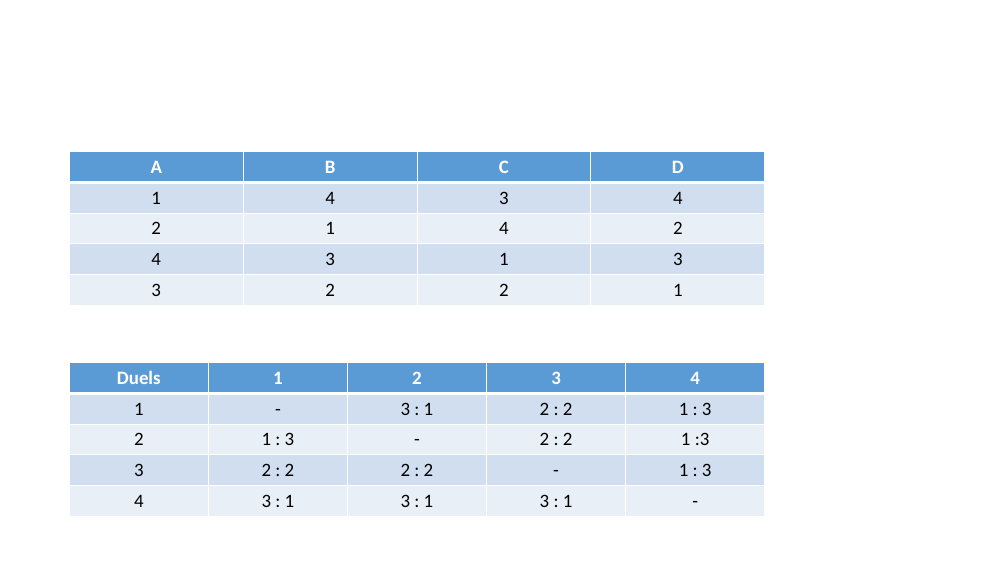
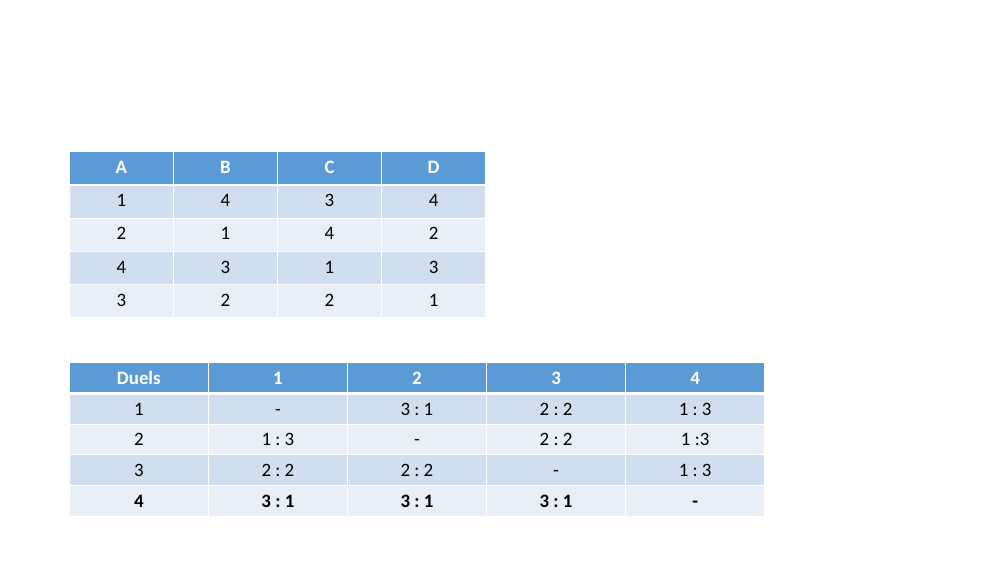
Before and after one commit to Alexander-Schiendorfer/minizinc-voting, a slide deck: slide 2 of playground/voting-mechanisms/play_data.pptx. Drawn at 1008x567 pixels with LibreOffice and Linux fonts; fonts in the diff are those of the drawing. Boxes give left, top, right and bottom in pixels: in the first picture for what was removed or moved away, otherwise in the second. Text is boxed around its words. In the diff, an @@ line names an element or a change of style, - is before the commit and + after.

```diff
--- a/playground/voting-mechanisms/play_data.pptx
+++ b/playground/voting-mechanisms/play_data.pptx
@@ table: place and size @@
-table at [70,152,765,306]
+table at [70,152,487,318]
@@ table at [70,363,765,516] @@
@@ bold on in "4", "3 : 1", "3 : 1", "3 : 1" and 1 more places @@
```
Also in this commit, not shown: 4 other files.
